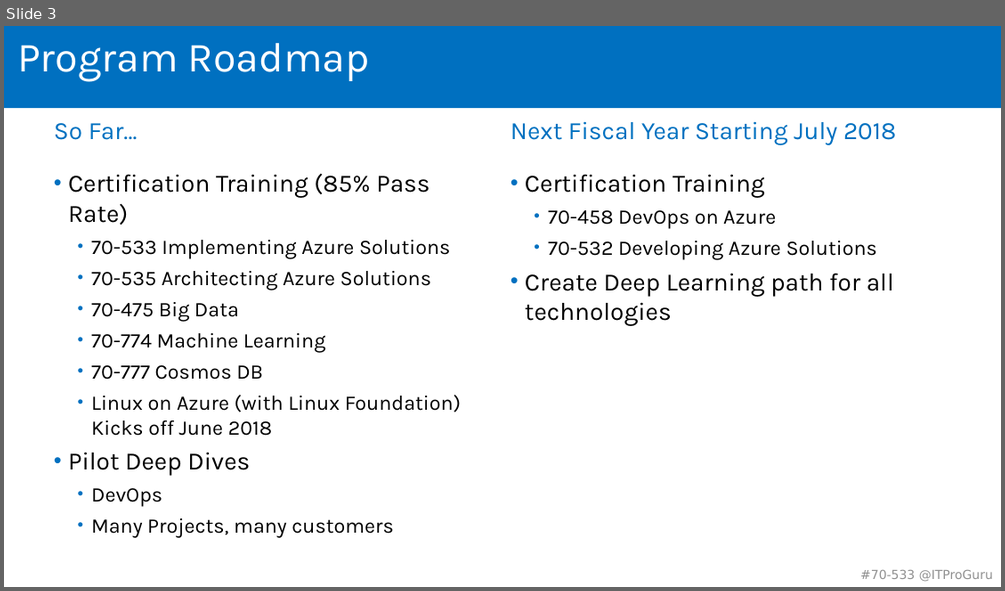
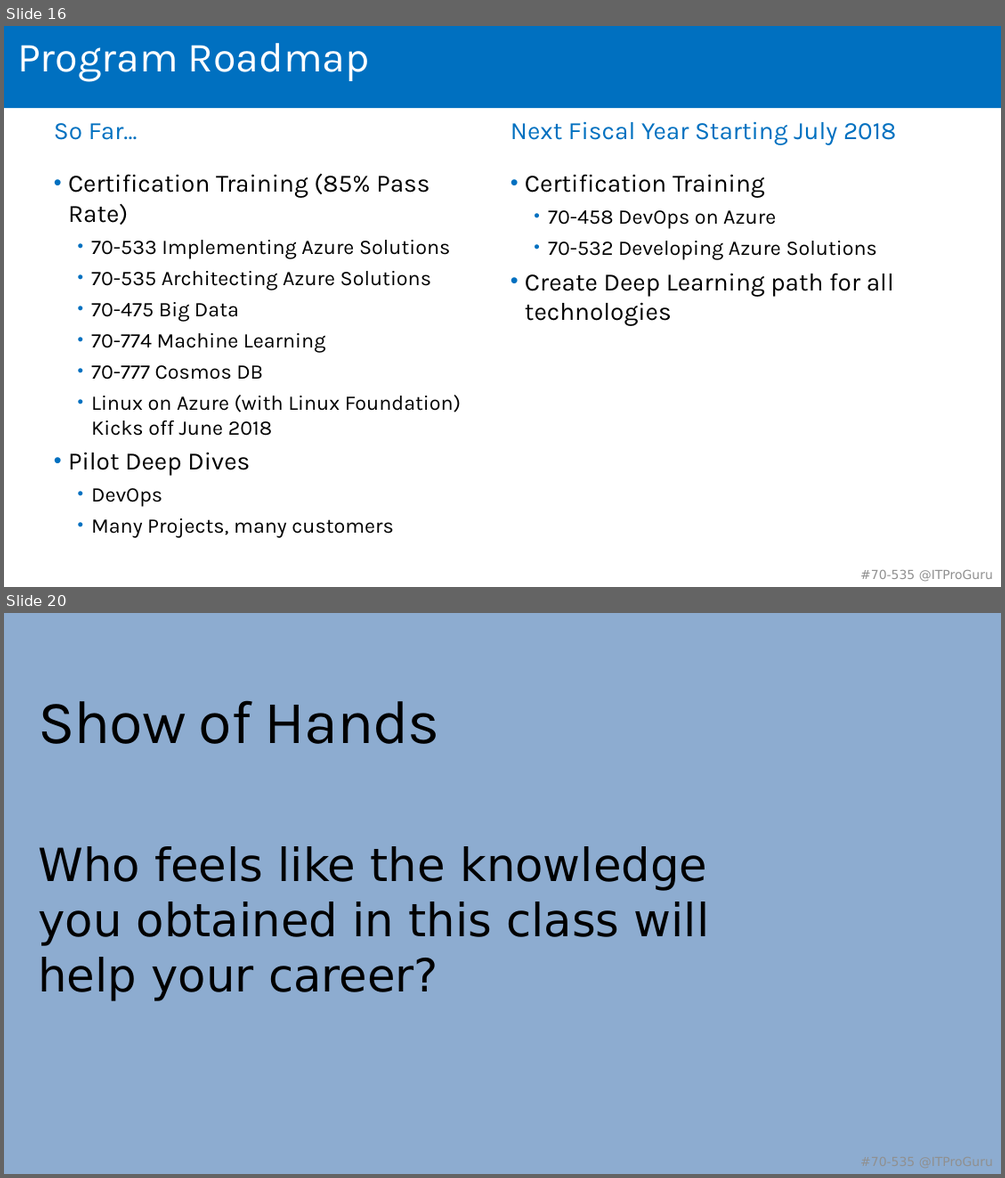
Before and after one commit to guruskill/70-535, a slide deck: Presentations/2018-05-14-Boston/535-Opening-Extra.pptx. Shown one above the other, each under a label of ours: slide 3 before the commit, slides 16 and 20 after it; the slides between them are not shown. The pictures are 1005x591 and 1005x1178 pixels, drawn with LibreOffice and Linux fonts; fonts in the diff are those of the drawing; background and template pictures are left out. Boxes give left, top, right and bottom in pixels: in the first picture for what was removed or moved away, otherwise in the second. Text is boxed around its words. In the diff, an @@ line names an element or a change of style, - is before the commit and + after.

```diff
--- a/Presentations/2018-05-14-Boston/535-Opening-Extra.pptx
+++ b/Presentations/2018-05-14-Boston/535-Opening-Extra.pptx
@@ slide 20 added at [4, 613, 1001, 1174], background #8DACD0; not listed: 2 template elements that a slide beside it also shows @@
@@ rectangle added at [4, 613, 1001, 696], fill #8DACD0 @@
@@ title added at [38, 700, 440, 744], 58.8 pt, text #000000 @@
+Show of Hands
@@ text added at [38, 846, 710, 1000], 44 pt, text #000000 @@
+Who feels like the knowledge you obtained in this class will help your career?
@@ what was slide 3 is now slide 16 @@
@@ slide 16 changed as well @@
@@ text at [860, 570, 993, 581]: text changed @@
-#70-533 @ITProGuru
+#70-535 @ITProGuru
```
Also in this commit, not shown: 3 other slides changed, 20 other slides added, 1 slide removed.
